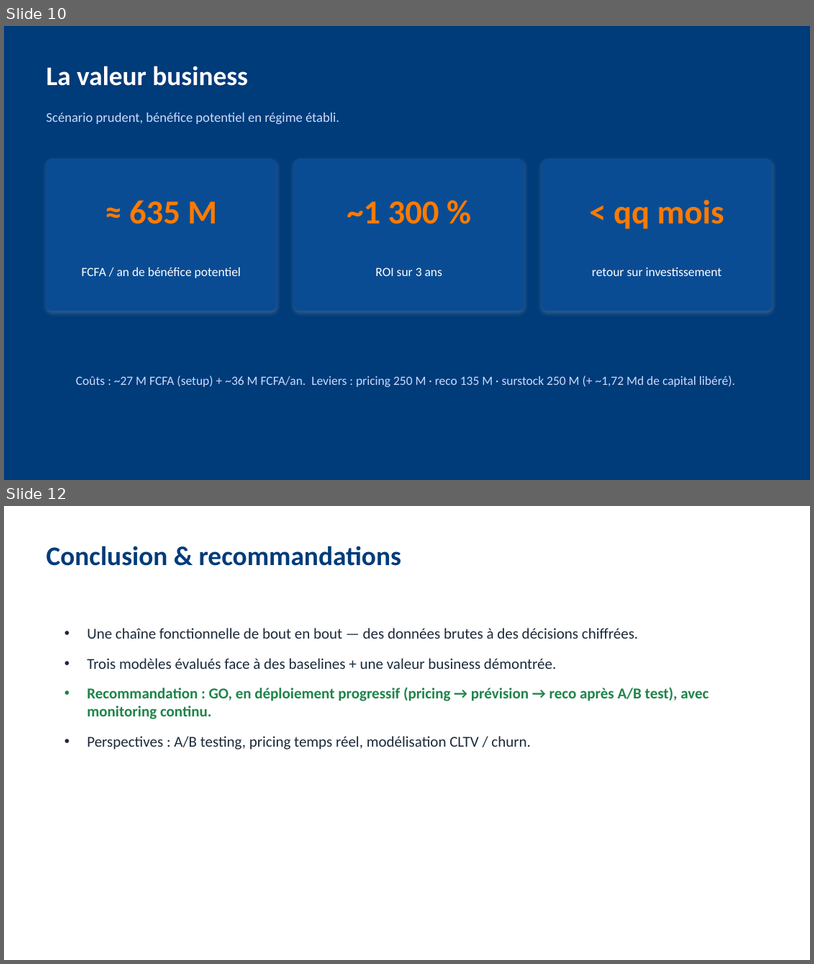
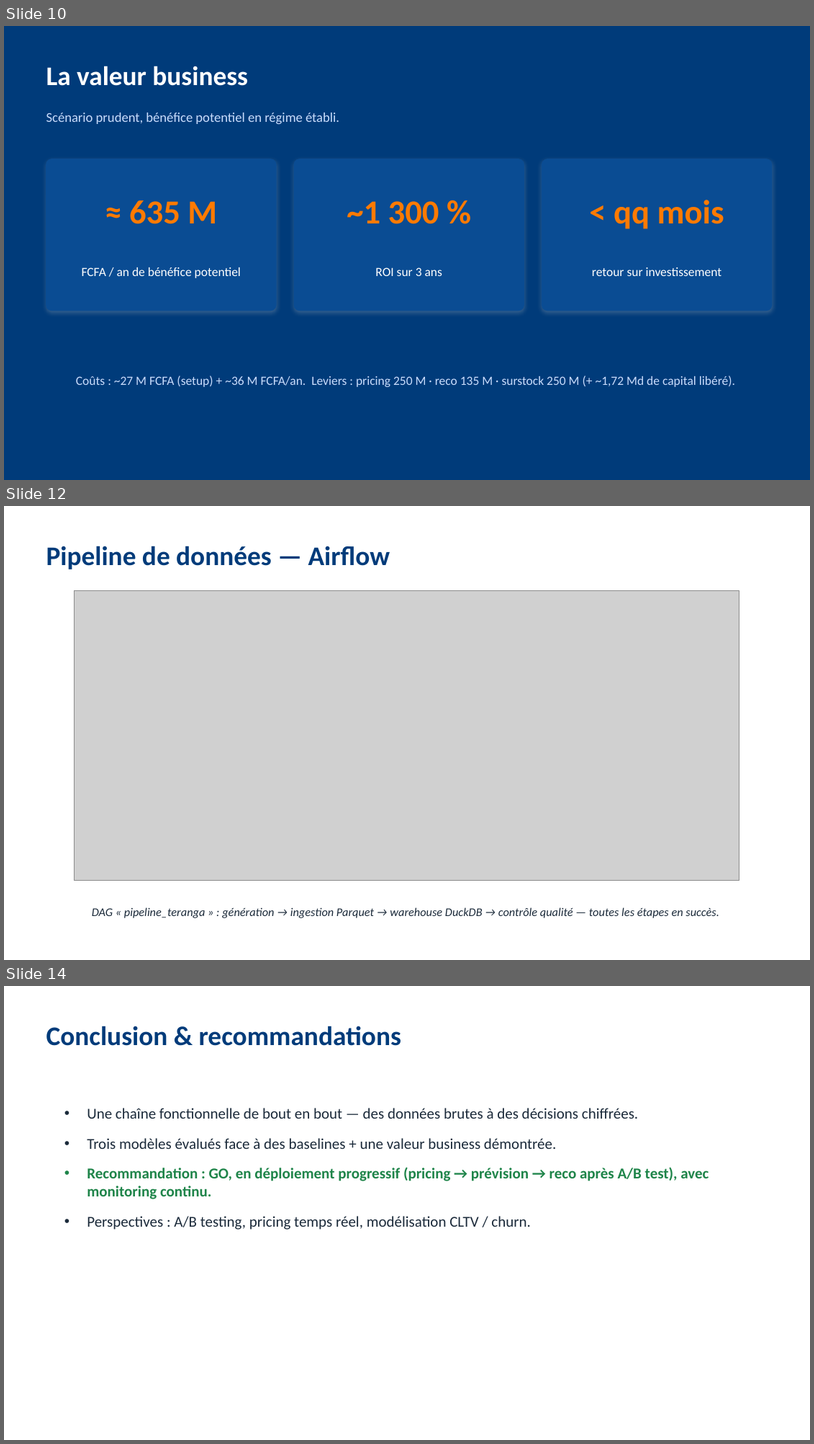
Before and after one commit to paulinecisse12-dotcom/teranga-market, a slide deck: 05_LIVRABLES/presentation/Presentation_Teranga_Market.pptx. Shown one above the other, each under a label of ours: slides 10 and 12 before the commit, slides 10, 12 and 14 after it; the slides between them are not shown. The pictures are 814x964 and 814x1444 pixels, drawn with LibreOffice and Linux fonts; fonts in the diff are those of the drawing; grey boxes stand for pictures. Boxes give left, top, right and bottom in pixels: in the first picture for what was removed or moved away, otherwise in the second. Text is boxed around its words. In the diff, an @@ line names an element or a change of style, - is before the commit and + after.

```diff
--- a/05_LIVRABLES/presentation/Presentation_Teranga_Market.pptx
+++ b/05_LIVRABLES/presentation/Presentation_Teranga_Market.pptx
@@ slide 12 added at [4, 506, 810, 960], background #FFFFFF @@
@@ text added at [46, 546, 391, 569], 32 pt, text #003B7A, bold @@
+Pipeline de données — Airflow
@@ picture added at [74, 591, 740, 880] @@
@@ text added at [92, 907, 719, 918], 14 pt, text #1B2A3A, italic @@
+DAG « pipeline_teranga » : génération → ingestion Parquet → warehouse DuckDB → contrôle qualité — toutes les étapes en succès.
@@ what was slide 12 is now slide 14 @@
```
Also in this commit, not shown: 2 slides changed, 2 other slides added, 1 slide removed, 3 other files.
